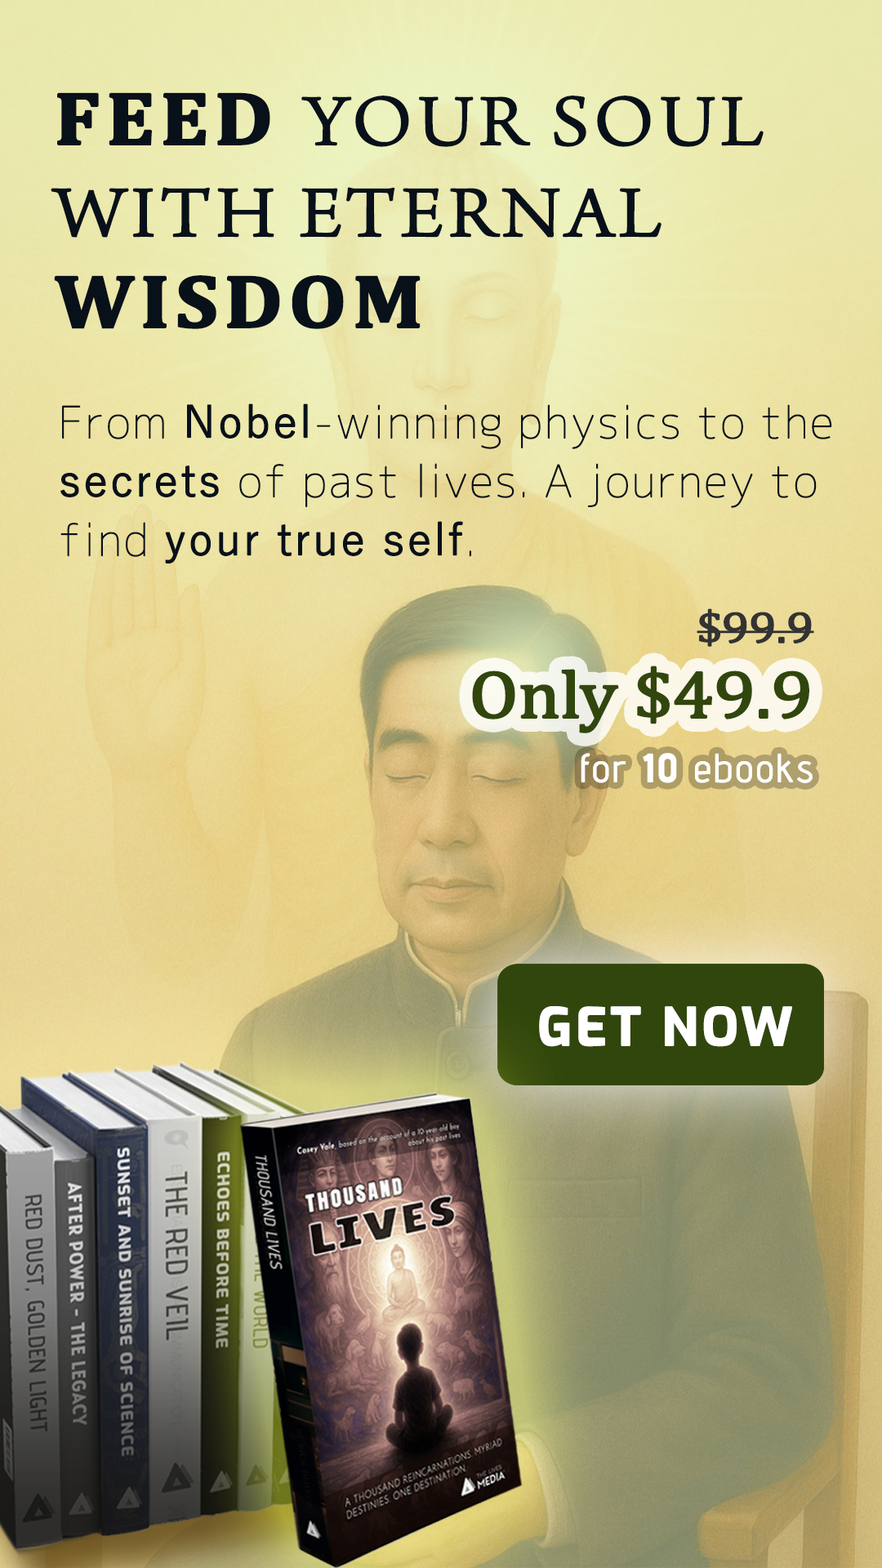
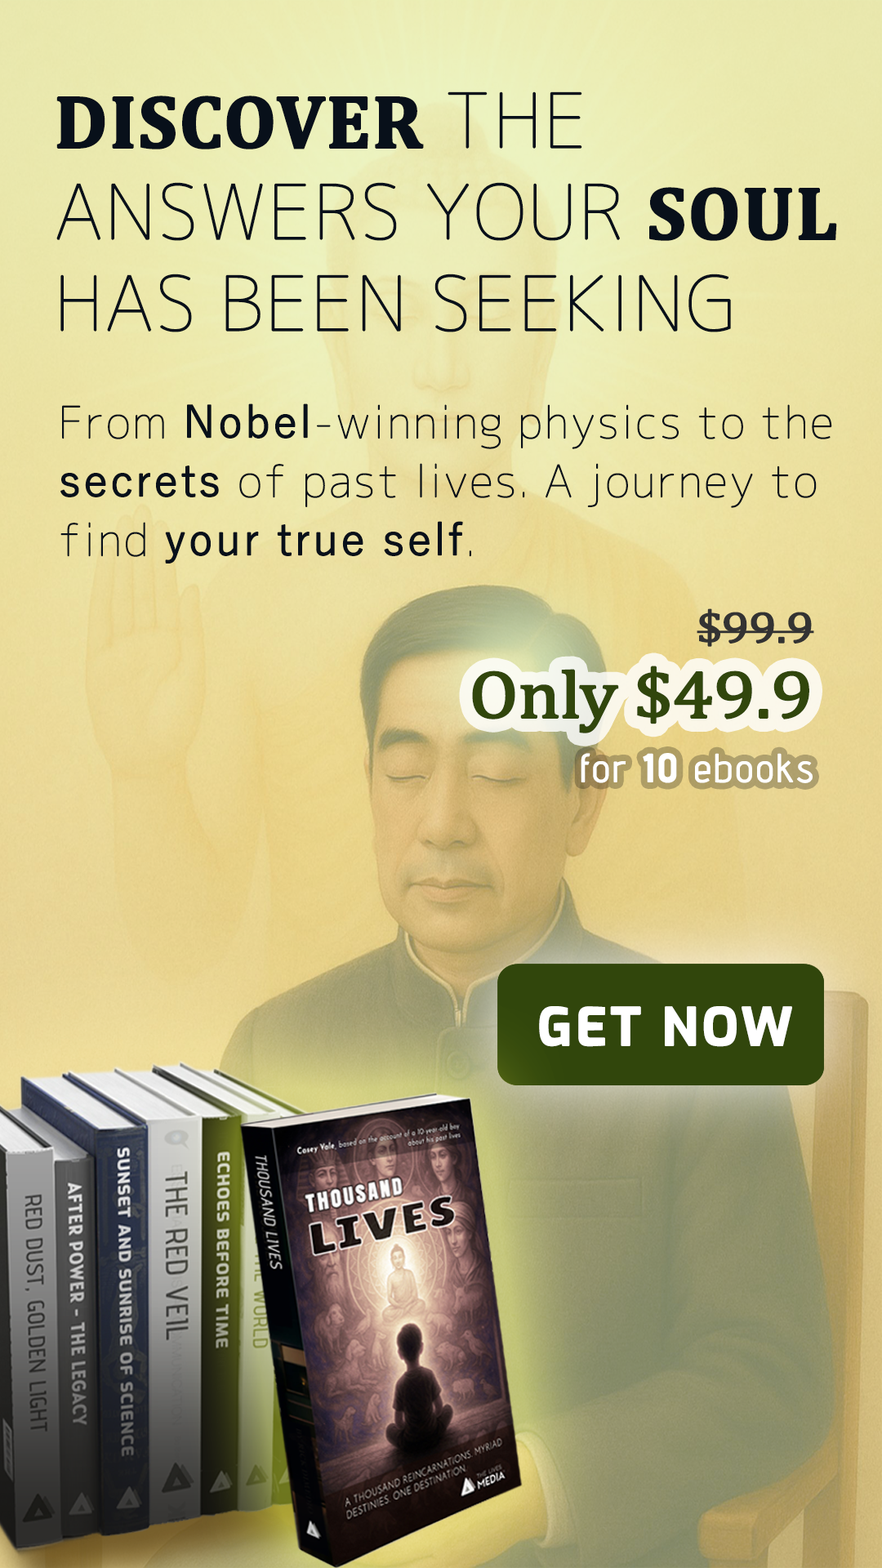
Layered file, before and after one edit (w=882, h=1568). Changes by layer:
renamed "FEED YOUR SOUL WITH ETERNAL WISDOM" to "DISCOVER THE ANSWERS YOUR SOUL HAS BEEN SEEKING", painted on it over [50, 91, 838, 333]